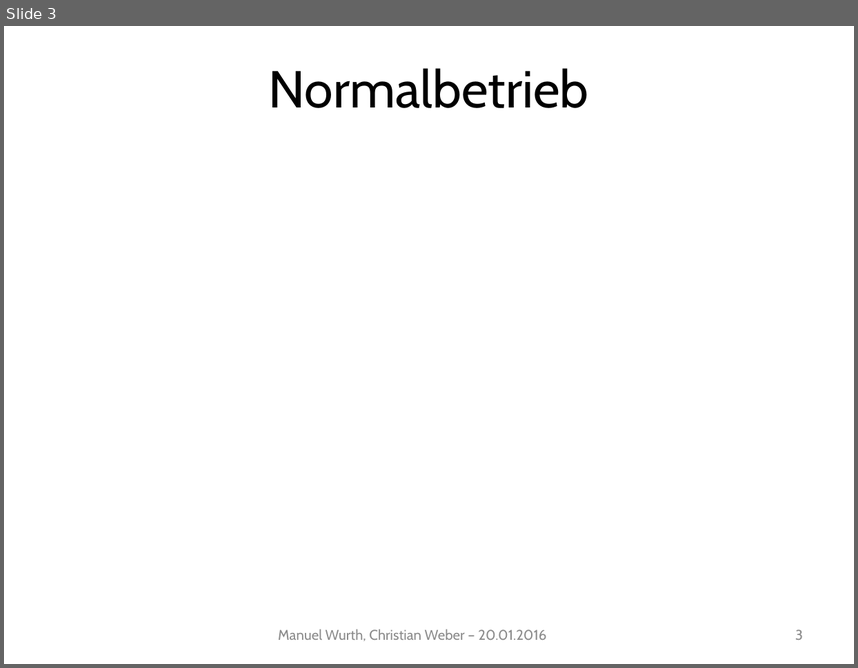
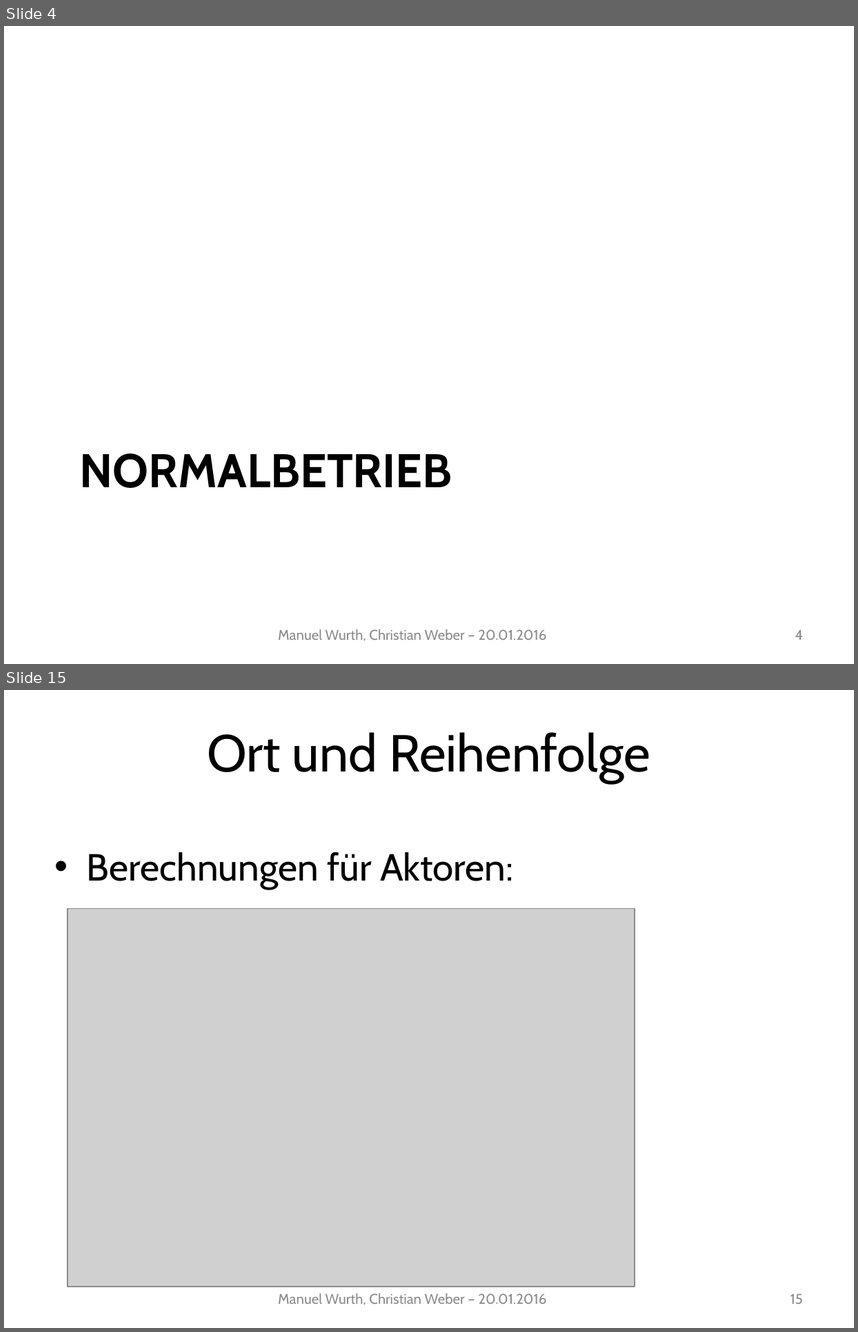
Before and after one commit to Mudvayne/FischertechnikSimulator, a slide deck: Documentation/Präsentation/Präsentation.pptx. Shown one above the other, each under a label of ours: slide 3 before the commit, slides 4 and 15 after it; the slides between them are not shown. The pictures are 858x668 and 858x1332 pixels, drawn with LibreOffice and Linux fonts; fonts in the diff are those of the drawing; grey boxes stand for pictures; background and template pictures are left out. Boxes give left, top, right and bottom in pixels: in the first picture for what was removed or moved away, otherwise in the second. Text is boxed around its words. In the diff, an @@ line names an element or a change of style, - is before the commit and + after.

```diff
--- a/Documentation/Präsentation/Präsentation.pptx
+++ b/Documentation/Präsentation/Präsentation.pptx
@@ slide 15 added at (4,690,854,1328), background #FFFFFF @@
@@ title added at (207,732,651,782), 44 pt, text #000000 @@
+Ort und Reihenfolge
@@ text added at (87,852,513,889), 32 pt, text #000000 @@
+• Berechnungen für Aktoren:
@@ picture added at (67,909,635,1286) @@
@@ text added at (278,1292,546,1305), 12 pt, text #8C8C8C @@
+Manuel Wurth, Christian Weber – 20.01.2016
@@ page number added at (791,1293,803,1303), 12 pt, text #8C8C8C @@
+15
@@ what was slide 3 is now slide 4 @@
@@ slide 4 changed as well @@
@@ title at (79,453,452,488): text changed; size 44 to 40 pt; bold on @@
-Normalbetrieb
+NORMALBETRIEB
@@ page number at (795,629,803,639): text changed @@
-3
+4
```
Also in this commit, not shown: 14 other slides added, 2 other files.
